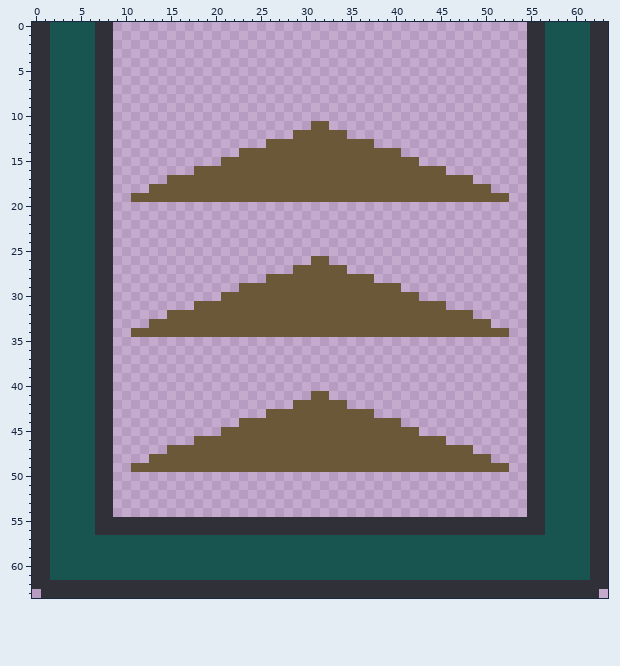
One commit to this pixel-art sprite: Textures/Things/LandingSpot.png. The picture above was drawn from the file before the commit.
The file is 64x64 pixels. Pixels under 10% opacity are left out. Colours within 5 levels of each other are drawn and written as one.
The result:
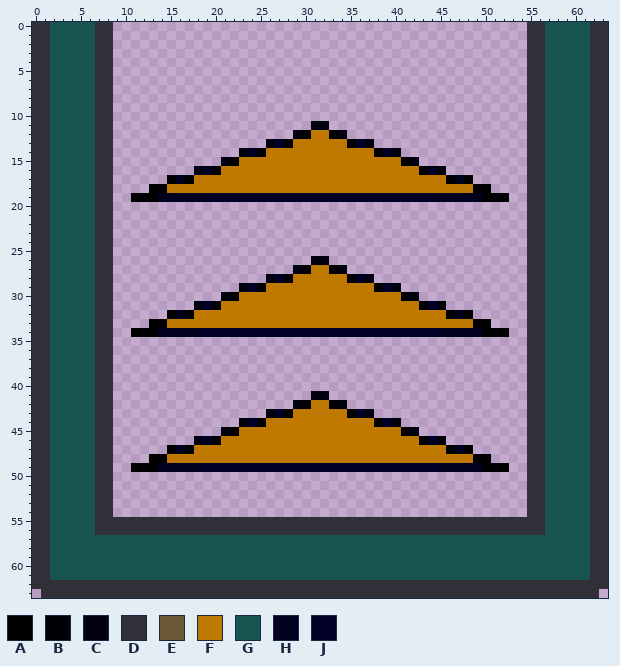
Palette (. is transparent): A #000000  B #000007  C #00000e  D #303038  E #6a5838  F #bf7900  G #185551  H #00001f  J #000027
Change:
y 11: x 31..32 EE -> CC
y 12: x 29..34 EEEEEE -> CAFFAC
y 13: x 26..37 EEEEEEEEEEEE -> CJAFFFFFFAJC
y 14: x 23..40 EEEEEEEEEEEEEEEEEE -> CJAFFFFFFFFFFFFAJC
y 15: x 21..42 EEEEEEEEEEEEEEEEEEEEEE -> CAFFFFFFFFFFFFFFFFFFAC
y 16: x 18..45 EEEEEEEEEEEEEEEEEEEEEEEEEEEE -> CJAFFFFFFFFFFFFFFFFFFFFFFAJB
y 17: x 15..48 EEEEEEEEEEEEEEEEEEEEEEEEEEEEEEEEEE -> AHAFFFFFFFFFFFFFFFFFFFFFFFFFFFFAHA
y 18: x 13..50 EEEEEEEEEEEEEEEEEEEEEEEEEEEEEEEEEEEEEE -> AAFFFFFFFFFFFFFFFFFFFFFFFFFFFFFFFFFFAA
y 19: x 11..52 EEEEEEEEEEEEEEEEEEEEEEEEEEEEEEEEEEEEEEEEEE -> AAAHHHHHJJJJJJJJJJJJJJJJJJJJJJJJJJHHHHHAAA
y 26: x 31..32 EE -> CC
y 27: x 29..34 EEEEEE -> CAFFAC
y 28: x 26..37 EEEEEEEEEEEE -> CJAFFFFFFAJC
y 29: x 23..40 EEEEEEEEEEEEEEEEEE -> CJAFFFFFFFFFFFFAJC
y 30: x 21..42 EEEEEEEEEEEEEEEEEEEEEE -> CAFFFFFFFFFFFFFFFFFFAC
y 31: x 18..45 EEEEEEEEEEEEEEEEEEEEEEEEEEEE -> CJAFFFFFFFFFFFFFFFFFFFFFFAJB
y 32: x 15..48 EEEEEEEEEEEEEEEEEEEEEEEEEEEEEEEEEE -> AHAFFFFFFFFFFFFFFFFFFFFFFFFFFFFAHA
y 33: x 13..50 EEEEEEEEEEEEEEEEEEEEEEEEEEEEEEEEEEEEEE -> AAFFFFFFFFFFFFFFFFFFFFFFFFFFFFFFFFFFAA
y 34: x 11..52 EEEEEEEEEEEEEEEEEEEEEEEEEEEEEEEEEEEEEEEEEE -> AAAHHHHHJJJJJJJJJJJJJJJJJJJJJJJJJJHHHHHAAA
y 41: x 31..32 EE -> CC
y 42: x 29..34 EEEEEE -> CAFFAC
y 43: x 26..37 EEEEEEEEEEEE -> CJAFFFFFFAJC
y 44: x 23..40 EEEEEEEEEEEEEEEEEE -> CJAFFFFFFFFFFFFAJC
y 45: x 21..42 EEEEEEEEEEEEEEEEEEEEEE -> CAFFFFFFFFFFFFFFFFFFAC
y 46: x 18..45 EEEEEEEEEEEEEEEEEEEEEEEEEEEE -> CJAFFFFFFFFFFFFFFFFFFFFFFAJB
y 47: x 15..48 EEEEEEEEEEEEEEEEEEEEEEEEEEEEEEEEEE -> AHAFFFFFFFFFFFFFFFFFFFFFFFFFFFFAHA
y 48: x 13..50 EEEEEEEEEEEEEEEEEEEEEEEEEEEEEEEEEEEEEE -> AAFFFFFFFFFFFFFFFFFFFFFFFFFFFFFFFFFFAA
y 49: x 11..52 EEEEEEEEEEEEEEEEEEEEEEEEEEEEEEEEEEEEEEEEEE -> AAAHHHHHJJJJJJJJJJJJJJJJJJJJJJJJJJHHHHHAAA
Where, in picture pixels (left, top, right, bottom), the same in both pictures:
changed: (131, 121, 509, 202)
changed: (131, 256, 509, 337)
changed: (131, 391, 509, 472)
